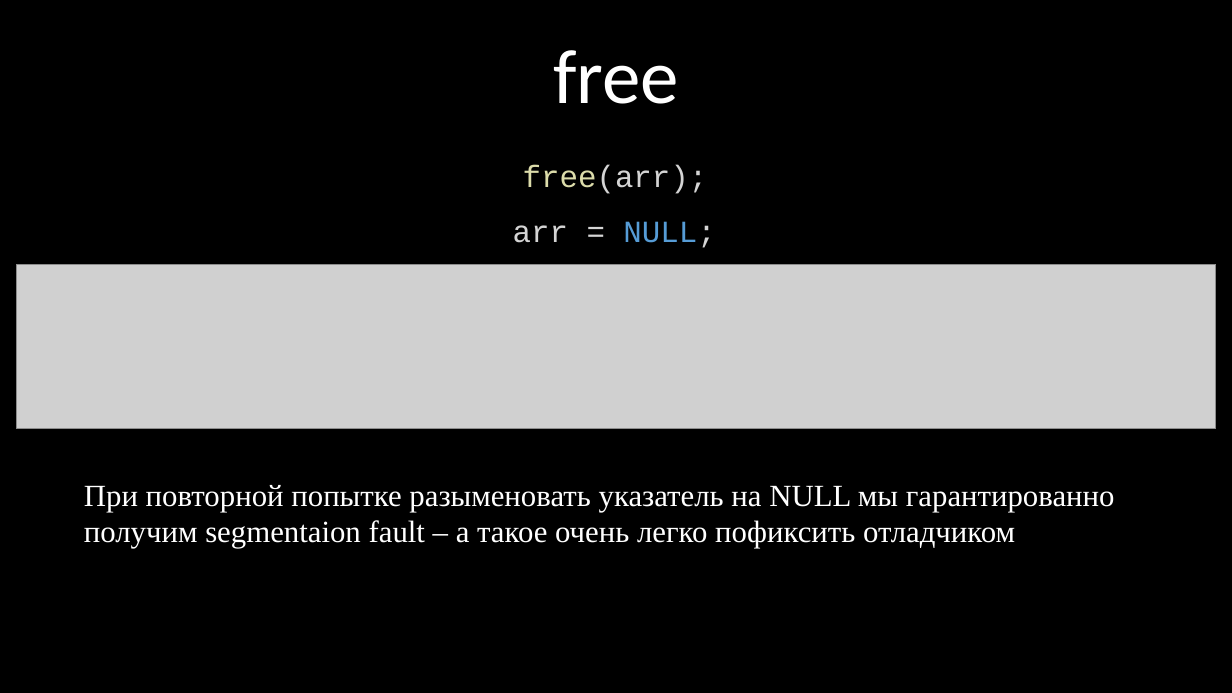
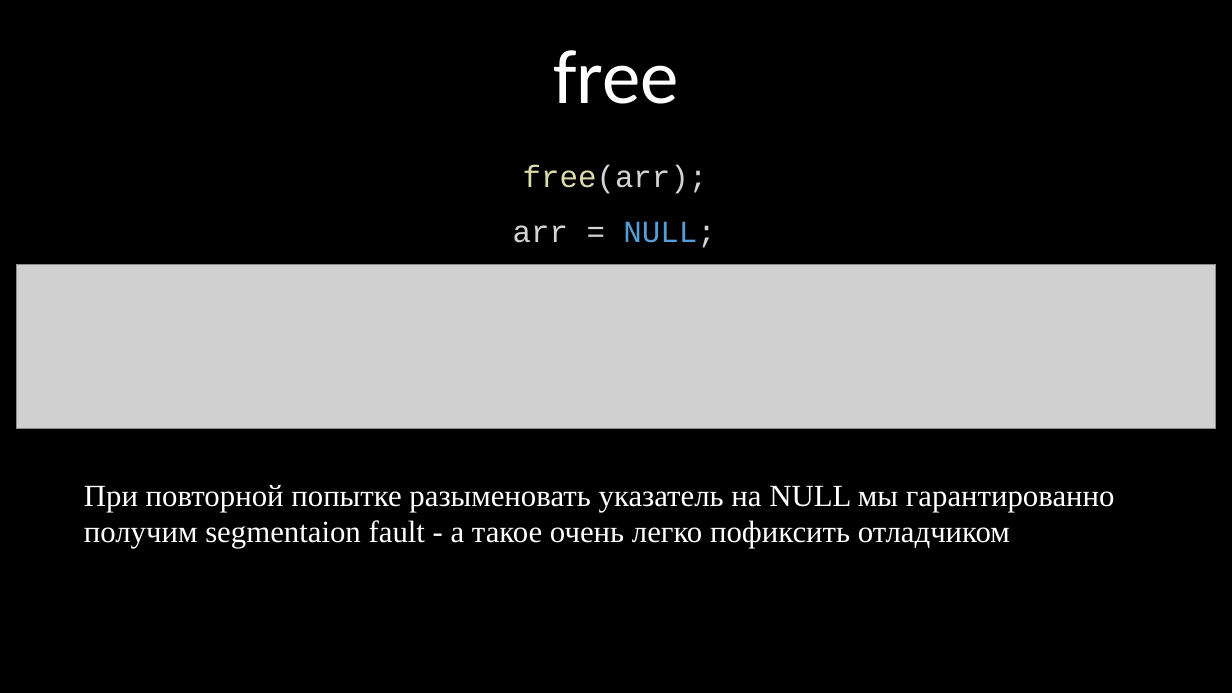
Before and after one commit to kruffka/C-Programming, a slide deck: slide 30 of 6_pointers/6_pointers.pptx (slide 31 before the commit). Drawn at 1232x693 pixels with LibreOffice and Linux fonts; fonts in the diff are those of the drawing; grey boxes stand for pictures. Boxes give left, top, right and bottom in pixels: in the first picture for what was removed or moved away, otherwise in the second. Text is boxed around its words. In the diff, an @@ line names an element or a change of style, - is before the commit and + after.

```diff
--- a/6_pointers/6_pointers.pptx
+++ b/6_pointers/6_pointers.pptx
@@ text at (84, 485, 1115, 549): text changed @@
-При повторной попытке разыменовать указатель на NULL мы гарантированно получим segmentaion fault – а такое очень легко пофиксить отладчиком
+При повторной попытке разыменовать указатель на NULL мы гарантированно получим segmentaion fault - а такое очень легко пофиксить отладчиком
```
Also in this commit, not shown: 7 other slides changed, 5 slides removed, 18 other files.
